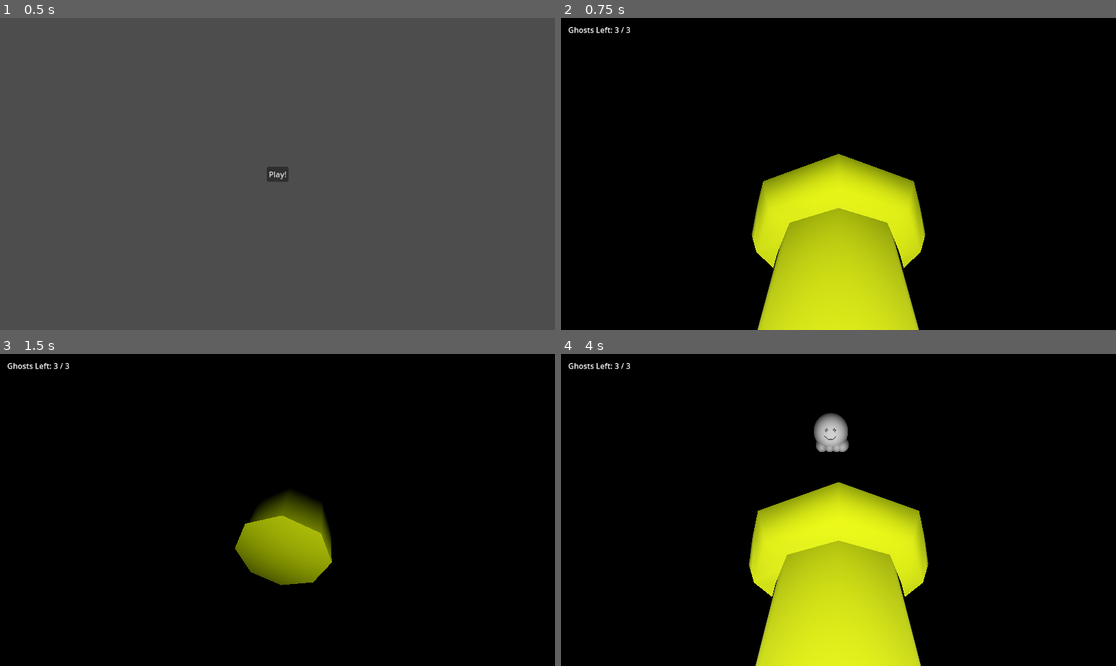
Above: before the commit, frames 1-4 (two rows, left to right).
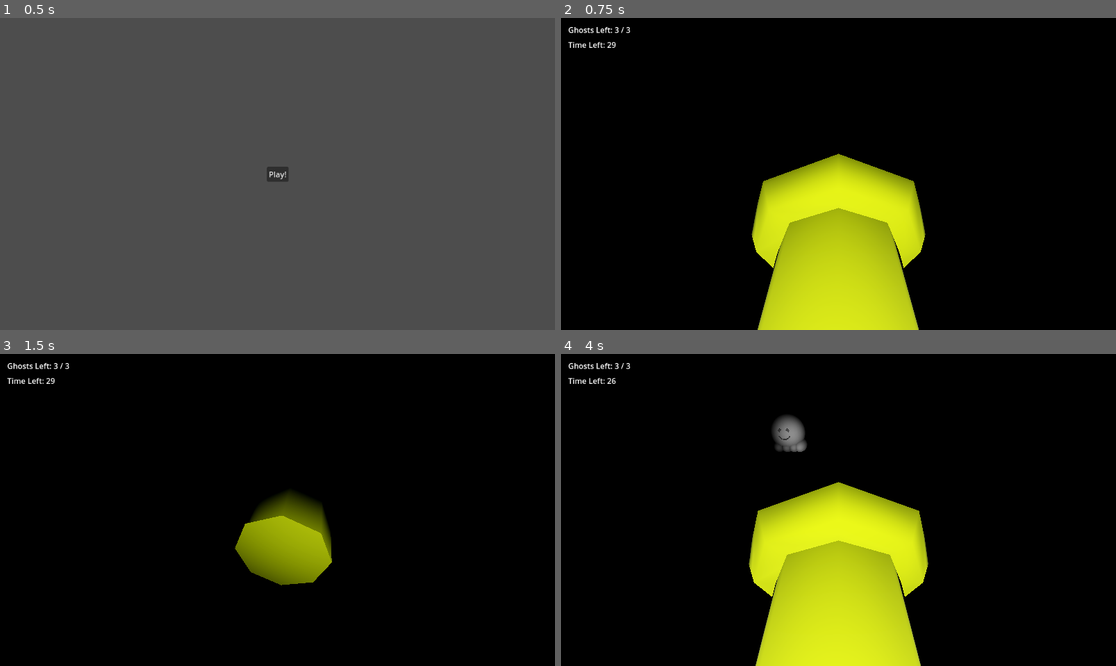
Above: after the commit, the same moments.

Repository: bsu-cs315/e3-hovell
Game: Godot game, scene res://title/title.tscn
The game is run twice, just before and just after one commit, with the same random seed, the same clock (stepped at 60 frames per second) and the same inputs.
Inputs:
- Up to frame 1 (0.5 s): no input
- Up to frame 2 (0.75 s): click "Play!" at 0.5 s
- Up to frame 3 (1.5 s): tap Enter at 1.25 s; hold D (move_right) from 1.28 s (still down); tap Space (throw) at 1.35 s
- Up to frame 4 (4 s): tap Space (throw) at 2, 2.1, 2.85, 3.6 s; release D (move_right) at 2.03 s; hold S (move_down) 2.03-2.78 s; hold D (move_right) 2.78-3.53 s; tap Enter at 3.5 s; hold W (move_up) from 3.53 s (still down)

Frame 1 is identical in both runs. In frame 2, less than 0.1% of the frame differs, in the area x 1-10%, y 7-10%; in frame 3, less than 0.1%; in frame 4, 1.3%, in the area x 1-52%, y 7-32%.

Commit message:
Add lose condition based on time

Diff:
--- a/project/hand/hand.gd
+++ b/project/hand/hand.gd
@@ -12,6 +12,9 @@
 var _y_increment := 1
 var _z_increment := 0.5
 
+var _max_turn := 30
+var _min_turn := -30
+
 var game_lost := false
 
 @onready var _flashlight_object : Flashlight
@@ -24,15 +27,15 @@
 	if not game_lost:
 		if Input.is_action_just_pressed("throw"):
 			_throw_flashlight()
-		elif Input.is_action_pressed("move_left"):
+		elif Input.is_action_pressed("move_left") and _z_direction > _min_turn:
 			_flashlight_object.rotation_degrees.y += _y_increment
 			_z_direction -= _z_increment
-		elif Input.is_action_pressed("move_right"):
+		elif Input.is_action_pressed("move_right") and _z_direction < _max_turn:
 			_flashlight_object.rotation_degrees.y -= _y_increment
 			_z_direction += _z_increment
-		elif Input.is_action_pressed("move_up"):
+		elif Input.is_action_pressed("move_up") and _flashlight_object.rotation_degrees.x < _max_turn:
 			_flashlight_object.rotation_degrees.x += _y_increment
-		elif Input.is_action_pressed("move_down"):
+		elif Input.is_action_pressed("move_down") and _flashlight_object.rotation_degrees.x > _min_turn:
 			_flashlight_object.rotation_degrees.x -= _y_increment
 
 		if _flashlight_object.position.y < -5:
--- a/project/level/level.gd
+++ b/project/level/level.gd
@@ -8,16 +8,24 @@
 @onready var ghosts_left_label: Label = $GhostsLeftLabel
 @onready var game_end_label: Label = $GameEndLabel
 @onready var hand: Hand = $Hand
+@onready var time_left: Timer = $TimeLeft
+@onready var time_left_label: Label = $TimeLeftLabel
+@onready var main_menu_button: Button = $MainMenuButton
 
 func _ready() -> void:
 	_ghosts_left = _ghost_hit_goal;
 	ghosts_left_label.text = "Ghosts Left: " + str(_ghosts_left) + " / " + str(_ghost_hit_goal)
 	var position_z = randf_range(-5, 5)
-	spawn_ghost(Vector3(6, 0, position_z))
+	_spawn_ghost(Vector3(6, 0, position_z))
 	game_end_label.hide()
+	main_menu_button.hide()
 
 
-func spawn_ghost(old_ghost_position : Vector3) -> void:
+func _physics_process(_delta: float) -> void:
+	time_left_label.text = "Time Left: " + str(floor(time_left.time_left))
+
+
+func _spawn_ghost(old_ghost_position : Vector3) -> void:
 	var max_z := 5
 	var min_z := -5
 	var z_increment := 2
@@ -35,7 +43,7 @@
 
 
 func _on_ghost_entered(old_ghost_position : Vector3) -> void:
-	spawn_ghost(old_ghost_position)
+	_spawn_ghost(old_ghost_position)
 	_ghosts_left -= 1
 	ghosts_left_label.text = "Ghosts Left: " + str(_ghosts_left) + " / " + str(_ghost_hit_goal)
 
@@ -43,3 +51,17 @@
 		hand.game_lost = true
 		game_end_label.text = "You Win!"
 		game_end_label.show()
+		time_left.stop()
+		main_menu_button.show()
+		time_left_label.hide()
+
+
+func _on_time_left_timeout() -> void:
+	hand.game_lost = true
+	game_end_label.text = "You Lose!"
+	game_end_label.show()
+	main_menu_button.show()
+
+
+func _on_main_menu_button_pressed() -> void:
+	get_tree().change_scene_to_file("res://title/title.tscn")
--- a/project/level/level.tscn
+++ b/project/level/level.tscn
@@ -48,6 +48,13 @@
 offset_bottom = 36.0
 text = "Ghosts Left: "
 
+[node name="TimeLeftLabel" type="Label" parent="."]
+offset_left = 15.0
+offset_top = 44.0
+offset_right = 112.0
+offset_bottom = 67.0
+text = "Time Left:"
+
 [node name="GameEndLabel" type="Label" parent="."]
 offset_left = 358.0
 offset_top = 246.0
@@ -55,3 +62,18 @@
 offset_bottom = 383.0
 theme_override_font_sizes/font_size = 100
 text = "You Win!"
+
+[node name="TimeLeft" type="Timer" parent="."]
+wait_time = 30.0
+one_shot = true
+autostart = true
+
+[node name="MainMenuButton" type="Button" parent="."]
+offset_left = 526.0
+offset_top = 398.0
+offset_right = 622.0
+offset_bottom = 429.0
+text = "Main Menu"
+
+[connection signal="timeout" from="TimeLeft" to="." method="_on_time_left_timeout"]
+[connection signal="pressed" from="MainMenuButton" to="." method="_on_main_menu_button_pressed"]
